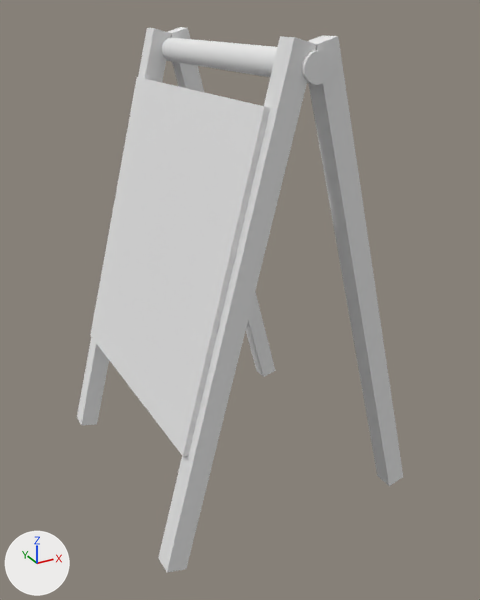
Two versions of the OBJ model PantyHouse/models/standingplate.obj, one commit apart.
Rendered twice from a 50 mm camera at (-45.2, -86.2, 37.1) aimed at (0.7, -2.7, -4.6). Every picture has the same lights, and +X, +Y and +Z are marked at lower left. Where no turn or scale is listed for an object, it has been applied to the vertices.

Before the edit, the objects in view are built like this:
```python
mat_blinn27sg1 = principled_material('blinn27SG1')
mat_blinn27sg1.base_color = (0.8, 0.8, 0.8)  # white #e7e7e7
mat_blinn27sg1.roughness = 1.0
me_standingplate = bpy.data.meshes.new('standingplate')
me_standingplate.from_pydata(...)  # 82 vertices, 90 faces; spans x -21.0..21.0, y -22.0..22.0, z -34.2..34.2
me_standingplate.materials.append(mat_blinn27sg1)  # white #e7e7e7
ob_standingplate = bpy.data.objects.new('standingplate', me_standingplate)
ob_standingplate.location = (0.0, 0.0, 0.0)
```
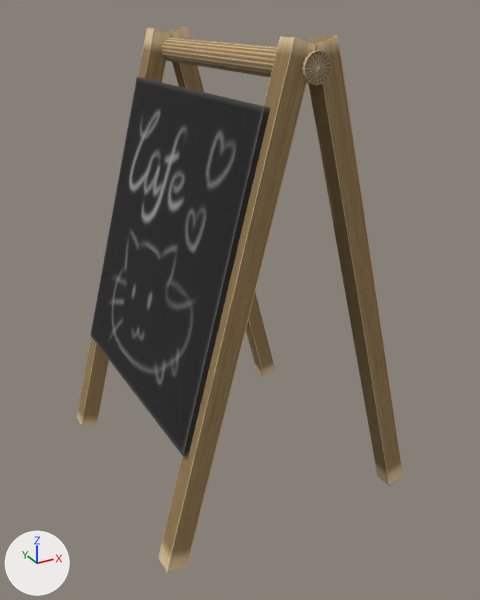
Pixel boxes (x1, y1, x2, y2) of what changed, in the pictures (480 x 600 px):
'standingplate', surface changed: (77, 27, 403, 573) in both

What changed in the scene script:
```text
Add img_standingplate_bmp:
    img_standingplate_bmp = load_image('standingplate.bmp', '../textures/standingplate.bmp', 512, 512, 'sRGB')
Change mat_blinn27sg1:
    remove mat_blinn27sg1.base_color = (0.8, 0.8, 0.8)  # white #e7e7e7
    add mat_blinn27sg1.texture = img_standingplate_bmp
```
